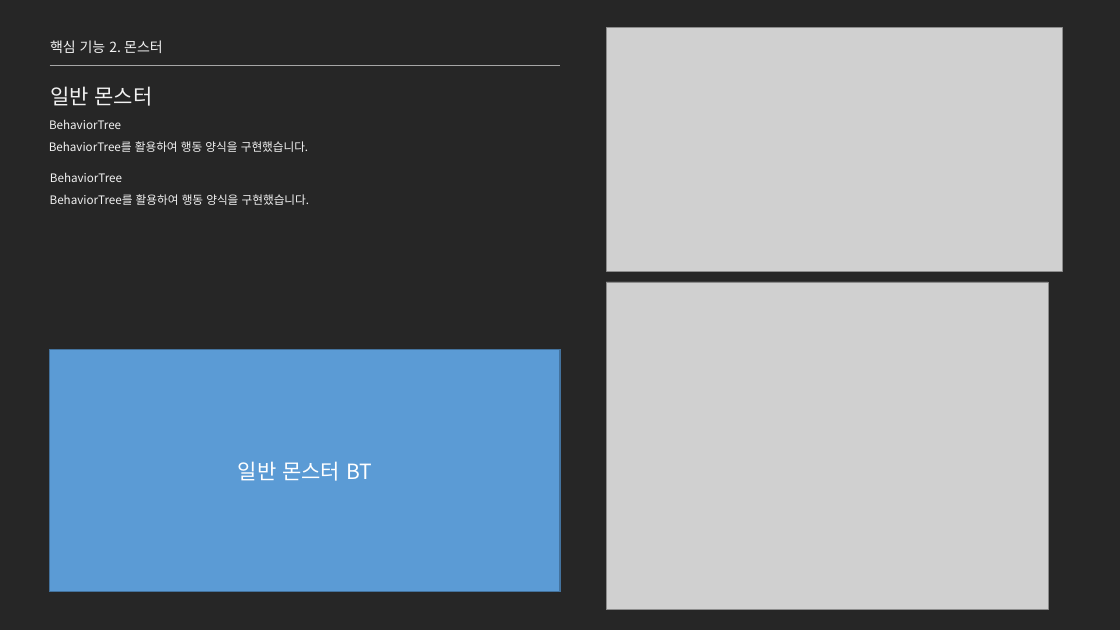
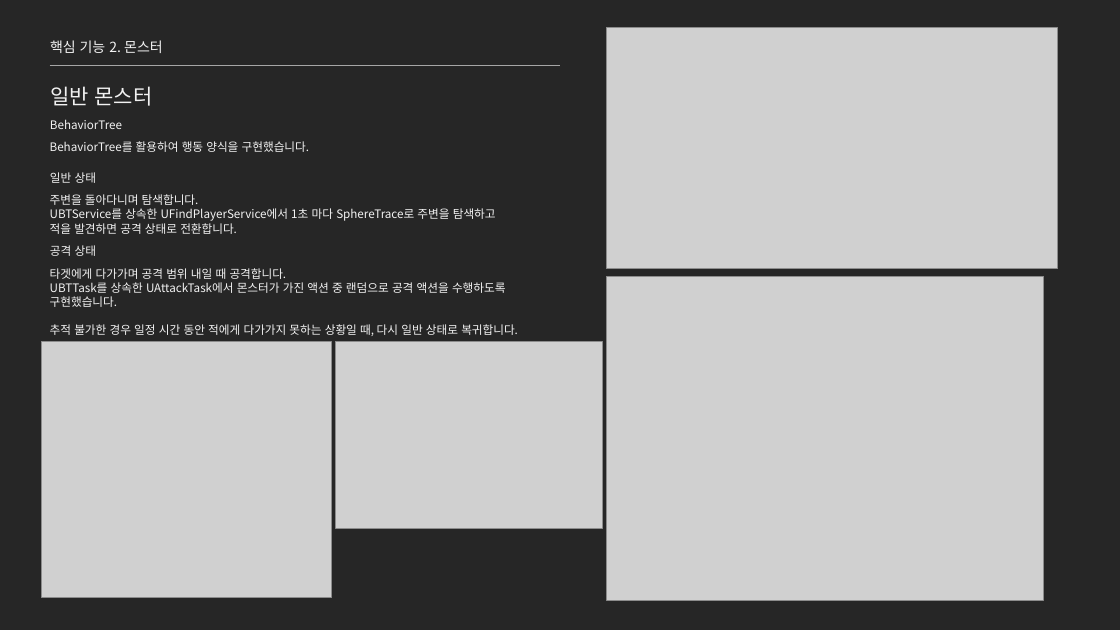
Before and after one commit to jhk0701/project-ARPGHunter, a slide deck: slide 18 of Docs/UnrealEngine_문서_김정환.pptx. Drawn at 1120x630 pixels with LibreOffice and Linux fonts; fonts in the diff are those of the drawing; grey boxes stand for pictures. Boxes give left, top, right and bottom in pixels: in the first picture for what was removed or moved away, otherwise in the second. Text is boxed around its words. In the diff, an @@ line names an element or a change of style, - is before the commit and + after.

```diff
--- a/Docs/UnrealEngine_문서_김정환.pptx
+++ b/Docs/UnrealEngine_문서_김정환.pptx
@@ picture: place and size @@
-picture at [607,28,1064,271]
+picture at [607,28,1059,268]
@@ text at [50,172,96,183]: text changed @@
-BehaviorTree
+일반 상태
@@ text at [50,194,496,234]: text changed @@
-BehaviorTree를 활용하여 행동 양식을 구현했습니다.
+주변을 돌아다니며 탐색합니다.
+UBTService를 상속한 UFindPlayerService에서 1초 마다 SphereTrace로 주변을 탐색하고
+적을 발견하면 공격 상태로 전환합니다.
@@ text added at [50,268,518,336], 10 pt, text #F2F2F2 @@
+타겟에게 다가가며 공격 범위 내일 때 공격합니다.
+UBTTask를 상속한 UAttackTask에서 몬스터가 가진 액션 중 랜덤으로 공격 액션을 수행하도록 구현했습니다.
+추적 불가한 경우 일정 시간 동안 적에게 다가가지 못하는 상황일 때, 다시 일반 상태로 복귀합니다.
@@ text added at [50,245,96,256], 10 pt, text #F2F2F2 @@
+공격 상태
@@ picture: place and size @@
-picture at [607,282,1049,610]
+picture at [607,276,1044,601]
@@ picture added at [41,342,331,597] @@
@@ rectangle removed at [50,350,560,592] @@
-일반 몬스터 BT
@@ picture added at [336,342,602,528] @@
```
Also in this commit, not shown: 15 other slides changed, 15 other files.
